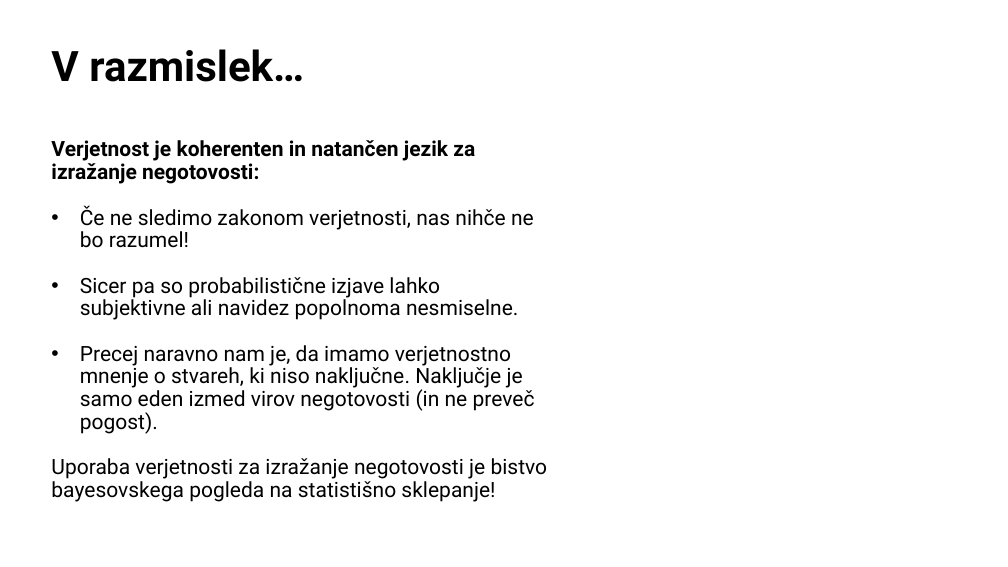
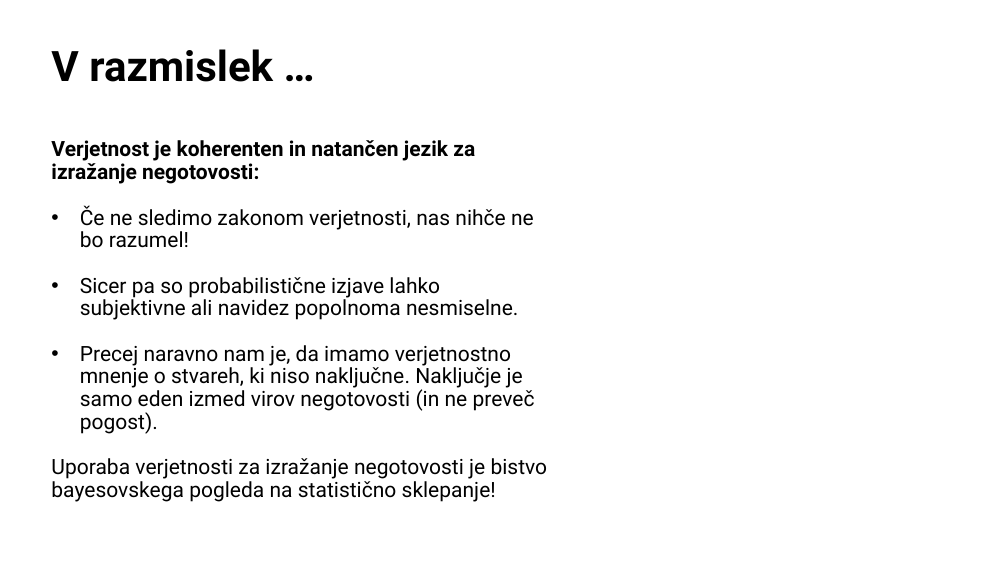
Before and after one commit to bstatcomp/Stan-Intro-Workshop, a slide deck: slide 20 of slides/prezentacija.pptx. Drawn at 1008x567 pixels with LibreOffice and Linux fonts; fonts in the diff are those of the drawing. Boxes give left, top, right and bottom in pixels: in the first picture for what was removed or moved away, otherwise in the second. Text is boxed around its words. In the diff, an @@ line names an element or a change of style, - is before the commit and + after.

```diff
--- a/slides/prezentacija.pptx
+++ b/slides/prezentacija.pptx
@@ title at <box>51,49,273,82</box>: spaces changed @@
-V razmislek…
+V razmislek …
@@ text at <box>51,458,548,502</box>: text changed @@
-Uporaba verjetnosti za izražanje negotovosti je bistvo bayesovskega pogleda na statistišno sklepanje!
+Uporaba verjetnosti za izražanje negotovosti je bistvo bayesovskega pogleda na statistično sklepanje!
```
Also in this commit, not shown: 12 other slides changed, 16 other files.
